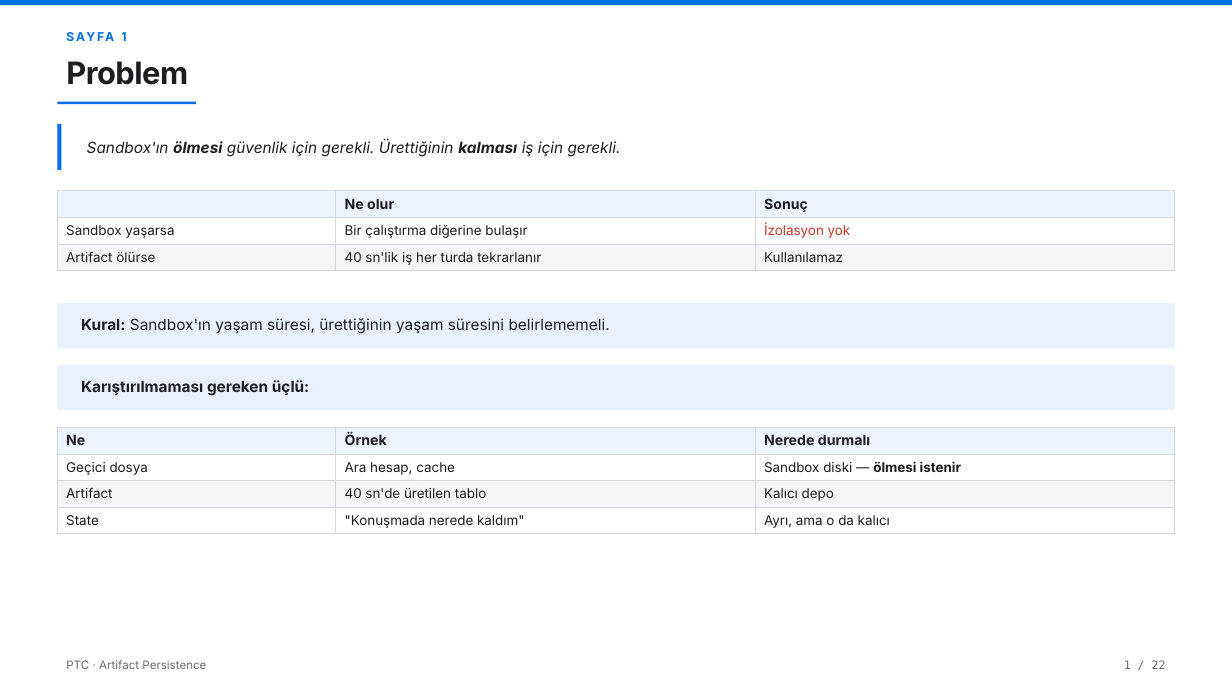
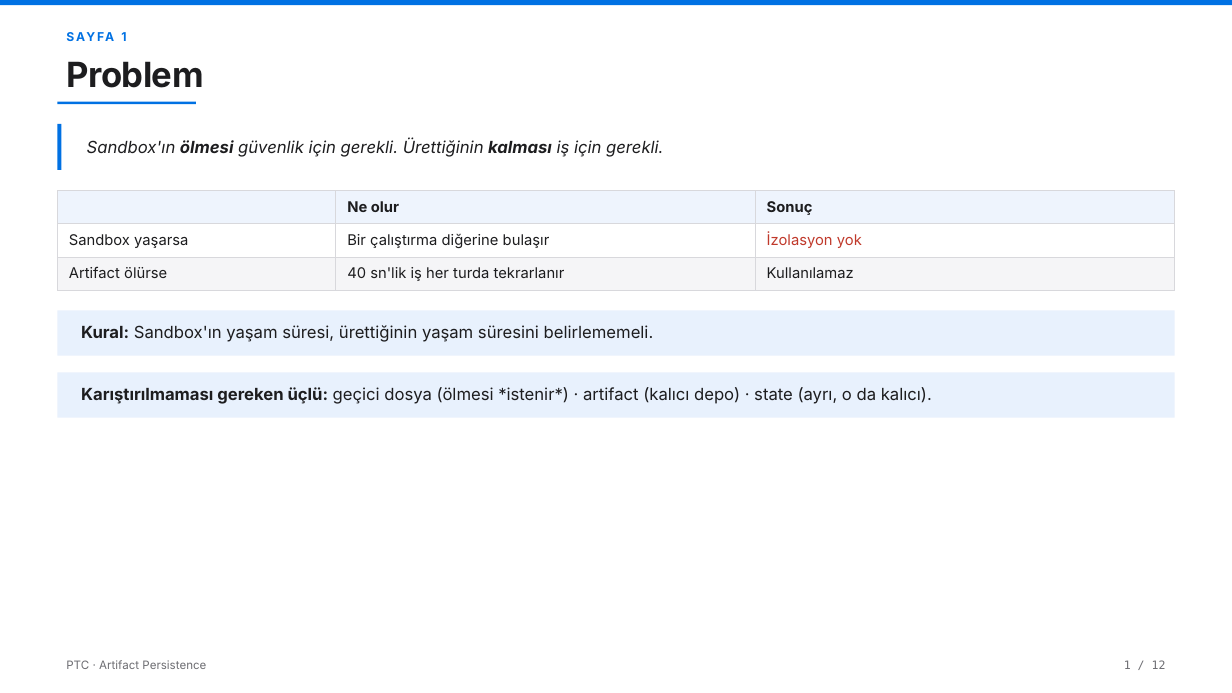
Before and after one commit to AltanReisoglu/Data-Science-Reports, a slide deck: slide 2 of ptc_art/PTC_Sunum_Karsilastirma.pptx. Drawn at 1232x693 pixels with LibreOffice and Linux fonts; fonts in the diff are those of the drawing. Boxes give left, top, right and bottom in pixels: in the first picture for what was removed or moved away, otherwise in the second. Text is boxed around its words. In the diff, an @@ line names an element or a change of style, - is before the commit and + after.

```diff
--- a/ptc_art/PTC_Sunum_Karsilastirma.pptx
+++ b/ptc_art/PTC_Sunum_Karsilastirma.pptx
@@ text "Problem" at box(66, 61, 203, 88): size 24 to 27 pt @@
@@ text "Sandbox'ın ölmesi güvenlik için gerekli. ..." at box(87, 139, 663, 157): size 12 to 13 pt @@
@@ table at box(57, 190, 1175, 285) @@
@@ size 11 to 11.5 pt in "Ne olur", "Sonuç" @@
@@ size 10.5 to 11.5 pt @@
@@ rectangle: place and size @@
-rectangle at box(57, 303, 1175, 348)
+rectangle at box(57, 311, 1175, 356)
@@ text "Kural: Sandbox'ın yaşam süresi, ürettiğinin ..." at box(81, 325, 654, 342): size 12 to 13 pt @@
@@ text "Kural: Sandbox'ın yaşam süresi, ürettiğinin ...": place and size @@
-text "Kural: Sandbox'ın yaşam süresi, ürettiğinin ..." at box(81, 318, 610, 334)
+text "Kural: Sandbox'ın yaşam süresi, ürettiğinin ..." at box(81, 325, 654, 342)
@@ rectangle: place and size @@
-rectangle at box(57, 365, 1175, 410)
+rectangle at box(57, 372, 1175, 418)
@@ text at box(81, 387, 932, 404): text changed; size 12 to 13 pt; bold off @@
-Karıştırılmaması gereken üçlü:
+Karıştırılmaması gereken üçlü: geçici dosya (ölmesi *istenir*) · artifact (kalıcı depo) · state (ayrı, o da kalıcı).
@@ table removed at box(57, 427, 1175, 532), 4 rows, 3 columns @@
-Ne | Örnek | Nerede durmalı
-Geçici dosya | Ara hesap, cache | Sandbox diski — ölmesi istenir
-Artifact | 40 sn'de üretilen tablo | Kalıcı depo
-State | "Konuşmada nerede kaldım" | Ayrı, ama o da kalıcı
@@ text at box(1124, 660, 1166, 669): text changed @@
-1 / 22
+1 / 12
```
Also in this commit, not shown: 5 other slides changed, 7 slides added, 24 slides removed, 7 other files.
